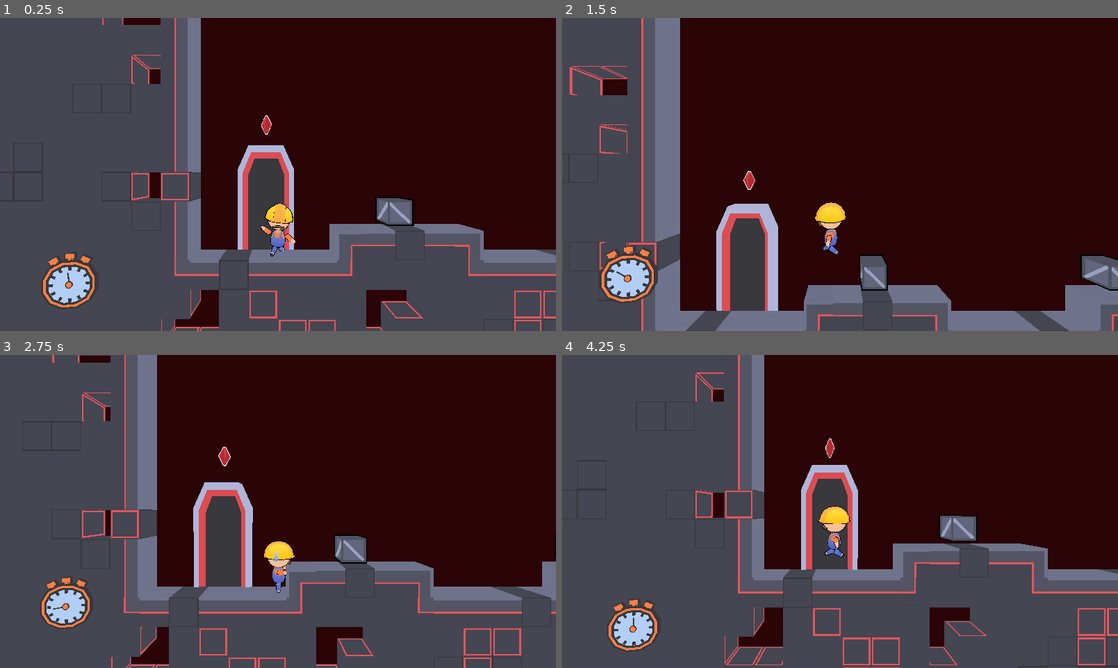
Above: before the commit, frames 1-4 (two rows, left to right).
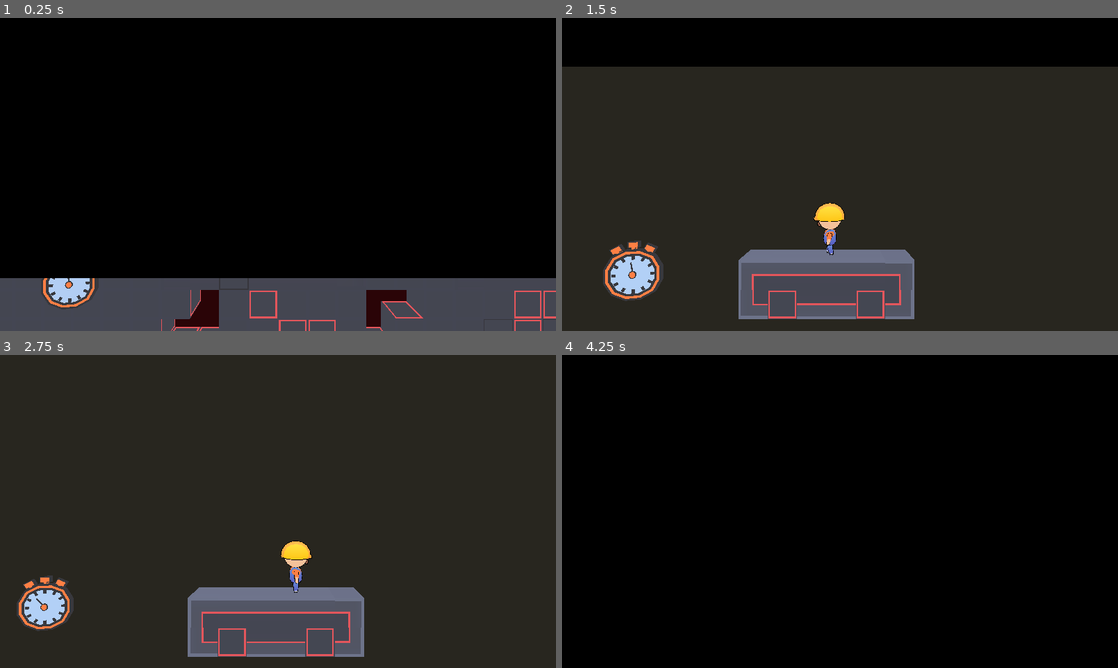
Above: after the commit, the same moments.

Repository: Pr4shantHere/Time-Loop-Source
Game: Godot game, scene res://scenes/Levels/red1.tscn
The game is run twice, just before and just after one commit, with the same random seed, the same clock (stepped at 60 frames per second) and the same inputs. This scene is started directly instead of the project's main scene.
Inputs:
- Up to frame 1 (0.25 s): no input
- Up to frame 2 (1.5 s): tap Enter (Interact) at 0.5, 1.35 s; hold Right (Right) 0.53-1.28 s; hold Enter (Interact) 0.53-1.28 s; tap Space (Jump) at 0.77 s; hold Left (Left) from 1.28 s (still down)
- Up to frame 3 (2.75 s): tap Space (Jump) at 1.52 s; release Left (Left) at 2.03 s; hold Right (Right) from 2.03 s (still down); hold Enter (Interact) from 2.03 s (still down)
- Up to frame 4 (4.25 s): release Enter (Interact) at 2.78 s; tap Enter (Interact) at 2.85 s; tap Space (Jump) at 3.02, 3.77 s; release Right (Right) at 3.53 s; hold Left (Left) from 3.53 s (still down); hold Enter (Interact) from 3.53 s (still down); tap R (Reset) at 4.15 s

The runs differ from the first frame. In frame 1, 83% of the frame differs, in the area x 0-100%, y 0-84%; in frame 2, 98%; in frame 3, 94%; in frame 4, 100%, in the area x 0-100%, y 0-100%.

Commit message:
scene transition

Diff:
--- a/scenes/Levels/red1.tscn
+++ b/scenes/Levels/red1.tscn
@@ -6,7 +6,6 @@
 [ext_resource type="MeshLibrary" uid="uid://6gm5w8lhpv0m" path="res://tiles.tres" id="3_wd7v4"]
 [ext_resource type="PhysicsMaterial" uid="uid://bc1gyus4afxyl" path="res://gridphysicsmat.tres" id="4_gbet4"]
 [ext_resource type="PackedScene" uid="uid://c5vdidva7u6d1" path="res://scenes/camera.tscn" id="4_wd7v4"]
-[ext_resource type="Script" uid="uid://b6srrjmtfmesa" path="res://scripts/camfollow.gd" id="5_gbet4"]
 [ext_resource type="PackedScene" uid="uid://dfwrtg20nm80v" path="res://scenes/crate.tscn" id="5_wd7v4"]
 [ext_resource type="PackedScene" uid="uid://hfnnqmhrfnao" path="res://scenes/red_orb.tscn" id="6_gbet4"]
 
@@ -54,7 +53,6 @@
 
 [node name="Camera" parent="." index="3" instance=ExtResource("4_wd7v4")]
 transform = Transform3D(1, 0, 0, 0, 1, 0, 0, 0, 1, 0, 4.87664, 15.8664)
-script = ExtResource("5_gbet4")
 
 [node name="WorldEnvironment" type="WorldEnvironment" parent="." index="5"]
 environment = SubResource("Environment_yhn3i")
--- a/scenes/camera.tscn
+++ b/scenes/camera.tscn
@@ -1,4 +1,85 @@
-[gd_scene format=3 uid="uid://c5vdidva7u6d1"]
+[gd_scene load_steps=9 format=3 uid="uid://c5vdidva7u6d1"]
+
+[ext_resource type="Script" uid="uid://b6srrjmtfmesa" path="res://scripts/camfollow.gd" id="1_cvpoc"]
+[ext_resource type="Texture2D" uid="uid://dfujlsnamjvcu" path="res://BEST COLOR PALETTE (Blurred).png" id="2_kod1s"]
+
+[sub_resource type="PlaneMesh" id="PlaneMesh_qawlr"]
+
+[sub_resource type="StandardMaterial3D" id="StandardMaterial3D_tmlye"]
+albedo_color = Color(0, 0, 0, 1)
+albedo_texture = ExtResource("2_kod1s")
+metallic_specular = 0.0
+emission_texture = ExtResource("2_kod1s")
+
+[sub_resource type="Animation" id="Animation_qawlr"]
+resource_name = "IN"
+tracks/0/type = "value"
+tracks/0/imported = false
+tracks/0/enabled = true
+tracks/0/path = NodePath("Transition:position")
+tracks/0/interp = 1
+tracks/0/loop_wrap = true
+tracks/0/keys = {
+"times": PackedFloat32Array(0, 1),
+"transitions": PackedFloat32Array(1, 1),
+"update": 0,
+"values": [Vector3(0.0408278, 7.43735, -2), Vector3(0.0408278, 0.535624, -2)]
+}
+
+[sub_resource type="Animation" id="Animation_cvpoc"]
+length = 0.001
+tracks/0/type = "value"
+tracks/0/imported = false
+tracks/0/enabled = true
+tracks/0/path = NodePath("Transition:position")
+tracks/0/interp = 1
+tracks/0/loop_wrap = true
+tracks/0/keys = {
+"times": PackedFloat32Array(0),
+"transitions": PackedFloat32Array(1),
+"update": 0,
+"values": [Vector3(0.0408278, 7.43735, -2)]
+}
+
+[sub_resource type="Animation" id="Animation_kod1s"]
+resource_name = "OUT"
+tracks/0/type = "value"
+tracks/0/imported = false
+tracks/0/enabled = true
+tracks/0/path = NodePath("Transition:position")
+tracks/0/interp = 1
+tracks/0/loop_wrap = true
+tracks/0/keys = {
+"times": PackedFloat32Array(0, 1),
+"transitions": PackedFloat32Array(1, 1),
+"update": 0,
+"values": [Vector3(0.0408278, 0.535624, -2), Vector3(0.0408278, 7.43735, -2)]
+}
+
+[sub_resource type="AnimationLibrary" id="AnimationLibrary_kod1s"]
+_data = {
+&"IN": SubResource("Animation_qawlr"),
+&"OUT": SubResource("Animation_kod1s"),
+&"RESET": SubResource("Animation_cvpoc")
+}
 
 [node name="Camera" type="Camera3D"]
 transform = Transform3D(1, 0, 0, 0, 1, 0, 0, 0, 1, 0, 4.87664, 15)
+script = ExtResource("1_cvpoc")
+
+[node name="Transition" type="MeshInstance3D" parent="."]
+transform = Transform3D(5, 0, 0, 0, -2.18557e-07, -5, 0, 5, -2.18557e-07, 0.0408278, 7.43735, -2)
+mesh = SubResource("PlaneMesh_qawlr")
+surface_material_override/0 = SubResource("StandardMaterial3D_tmlye")
+
+[node name="AnimationPlayer" type="AnimationPlayer" parent="."]
+libraries = {
+&"": SubResource("AnimationLibrary_kod1s")
+}
+autoplay = "OUT"
+speed_scale = 2.0
+
+[node name="WAITBEFORESWITCHING" type="Timer" parent="."]
+wait_time = 0.5
+
+[connection signal="timeout" from="WAITBEFORESWITCHING" to="." method="_on_waitbeforeswitching_timeout"]
--- a/scenes/isthismainmenu.tscn
+++ b/scenes/isthismainmenu.tscn
@@ -1,11 +1,10 @@
-[gd_scene load_steps=19 format=3 uid="uid://8pr4hfyetyte"]
+[gd_scene load_steps=18 format=3 uid="uid://8pr4hfyetyte"]
 
 [ext_resource type="PackedScene" uid="uid://c70cn6y48w07a" path="res://scenes/root.tscn" id="1_wnsjo"]
 [ext_resource type="PackedScene" uid="uid://c53f7drecsxyo" path="res://scenes/door_red.tscn" id="4_611ke"]
 [ext_resource type="PackedScene" uid="uid://bkge6ci8anka" path="res://scripts/character.tscn" id="4_njarr"]
 [ext_resource type="PackedScene" uid="uid://c5vdidva7u6d1" path="res://scenes/camera.tscn" id="5_15owt"]
 [ext_resource type="PackedScene" uid="uid://g2f8rjilu7hn" path="res://scenes/door_blue.tscn" id="5_gvgml"]
-[ext_resource type="Script" uid="uid://b6srrjmtfmesa" path="res://scripts/camfollow.gd" id="6_t6in1"]
 [ext_resource type="MeshLibrary" uid="uid://6gm5w8lhpv0m" path="res://tiles.tres" id="6_wnsjo"]
 [ext_resource type="PhysicsMaterial" uid="uid://bc1gyus4afxyl" path="res://gridphysicsmat.tres" id="7_611ke"]
 [ext_resource type="Script" uid="uid://ba5kkiomn4mkx" path="res://scripts/pedestal.gd" id="9_j13p3"]
@@ -87,7 +86,6 @@
 
 [node name="Camera" parent="." index="3" instance=ExtResource("5_15owt")]
 transform = Transform3D(1, 0, 0, 0, 1, 0, 0, 0, 1, 0, 4.87664, 15.8664)
-script = ExtResource("6_t6in1")
 
 [node name="WorldEnvironment" type="WorldEnvironment" parent="." index="5"]
 environment = SubResource("Environment_gvgml")
--- a/scripts/camfollow.gd
+++ b/scripts/camfollow.gd
@@ -1,4 +1,6 @@
 extends Camera3D
+
+var canChange
 
 func _process(delta: float) -> void:
 	position.y = lerp(position.y, get_owner().get_node("Character").position.y + 4.877,0.12)
@@ -14,3 +16,7 @@
 
 	get_owner().get_node("TimerModel").position.x = posx
 	get_owner().get_node("TimerModel").position.y = posy
+
+
+func _on_waitbeforeswitching_timeout() -> void:
+	canChange = true
--- a/scripts/changescene.gd
+++ b/scripts/changescene.gd
@@ -4,16 +4,26 @@
 @export var sceneToLoad : String
 var scene
 var mainscene = "res://scenes/isthismainmenu.tscn"
+var camera
+var canReallyChange
 
 func _ready() -> void:
 	scene = "res://scenes/Levels/"+sceneToLoad+".tscn"
+	camera = get_owner().get_node("Camera")
 
 func _process(delta: float) -> void:
 	if canChange && Input.is_action_pressed("Interact"):
-		print("changescene")
+		camera.get_node("AnimationPlayer").play("IN")
+		camera.get_node("WAITBEFORESWITCHING").start()
 
 	if sceneToLoad == "main":
-		sceneToLoad = mainscene
+		scene = mainscene
+
+
+	if camera.canChange:
+		get_tree().change_scene_to_file(scene)
+
+	#print(canChange)
 
 
 func _on_body_entered(body: Node3D) -> void:
@@ -22,4 +32,5 @@
 
 
 func _on_body_exited(body: Node3D) -> void:
-	canChange = false
+	if body.name == "Character":
+		canChange = false
--- a/scripts/character.gd
+++ b/scripts/character.gd
@@ -6,9 +6,7 @@
 
 @export var LOOPTIMER = 15
 
-var hasRed : bool = false
-var hasWhite = false
-var hasBlue = false
+var hasOrb : bool = false
 
 
 var dir : int = 0
--- a/scripts/orb.gd
+++ b/scripts/orb.gd
@@ -1,11 +1,22 @@
 extends Node3D
+
+var pos_start
+var timer
+@export var isPushable : bool = false
+@export var isResetable : bool = true
+
 
 func _ready() -> void:
 	print(get_owner().name)
+	pos_start = position
 
 func _process(delta: float) -> void:
-	if get_owner().get_node("Character").hasRed == true:
+	if get_owner().get_node("Character").hasOrb == true:
 		followw(delta)
+
+	if get_owner().reset == true && isResetable:
+		position = pos_start
+		get_owner().get_node("Character").hasOrb = false
 
 func followw(d):
 	position.x = lerpf(position.x, get_owner().get_node("Character").get_node("FollowTarget").global_position.x, .06)
@@ -13,5 +24,4 @@
 
 func _on_area_3d_body_entered(body: Node3D) -> void:
 	if body.name == "Character":
-		body.hasRed = true
-		print(body.hasRed)
+		body.hasOrb = true
Not shown, added: assets/SPIKES.obj
Not shown, added: assets/SPIKES.obj.import
Not shown: 1 places in scenes/Levels/red1.tscn that only renumber resources
